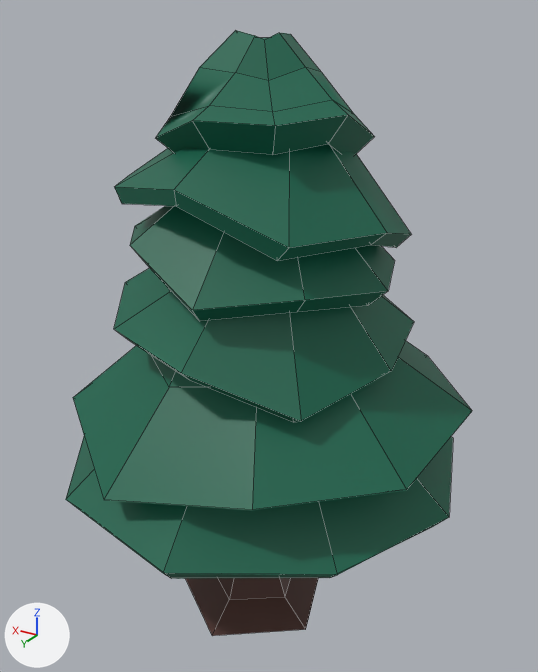
The FBX model Assets/01_Assets/tree_1.fbx, before and after one commit.
One viewpoint serves both versions: a 50 mm lens placed at (-1.69, 2.67, 2.85), pointed at (-0.03, -0.1, 1.47). Lighting does not change. The marker at lower left points along +X, +Y and +Z. Mesh edges are drawn as thin lines. Where no turn or scale is listed for an object, it has been applied to the vertices. Vertices at the same position are counted once.

Names of what the first picture shows: 'Tree_Bottom1', 'Tree_Bottom1.001'.
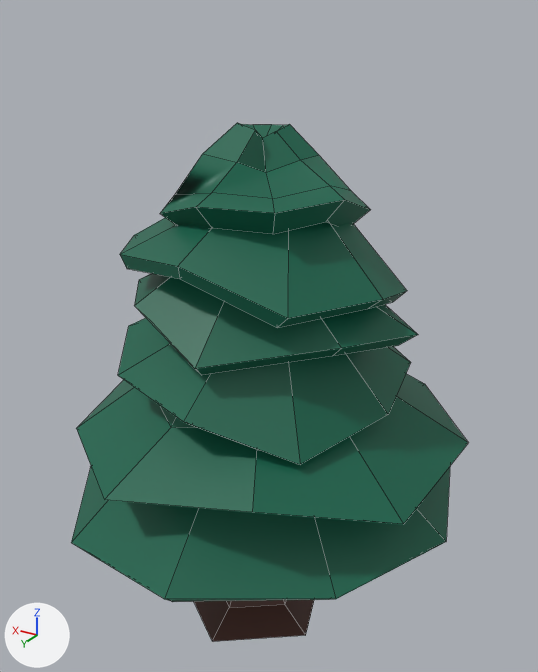
Changed parts and their boxes [x1, y1, x2, y2] in the pictures (538 x 672 px; the box of a moved part takes in the faces that stretch with it):
'Tree_Bottom1', reshaped (13% shorter): before [66, 30, 472, 579]; after [71, 123, 468, 602]
'Tree_Bottom1.001', mesh rescaled: before [186, 578, 318, 636]; after [194, 600, 314, 642]
part 2 of me_tree_bottom1, moved or reshaped: before [114, 144, 411, 261]; after [120, 217, 407, 328]
part 3 of me_tree_bottom1, moved or reshaped: before [114, 268, 414, 422]; after [118, 318, 411, 465]
part 4 of me_tree_bottom1, moved or reshaped: before [66, 30, 472, 579]; after [71, 123, 468, 602]

The edits, one by one:
me_tree_bottom1_001 has 43 vertices, 37 faces and spans x -0.379..0.379, y -0.322..0.398, z 0.03..1.189.
me_tree_bottom1_001 is used by ob_tree_bottom1_001; location (0.0, 0.0, 0.0).
me_tree_bottom1_001 part 1: the whole mesh is scaled about its middle by (1, 1, 0.889), then moved by (0.0, 0.0, -0.103).
me_tree_bottom1 is used by ob_tree_bottom1; location (0.0, 0.0, 0.0).
me_tree_bottom1 had 274 vertices, 263 faces and spanned x -0.99..0.9, y -1.04..0.9, z 0.49..2.8.
me_tree_bottom1 now has 274 vertices, 263 faces and spans x -0.99..0.93, y -1.04..0.9, z 0.4..2.45.
me_tree_bottom1 part 2: the loose piece of 36 vertices spanning x -0.66..0.58, y -0.54..0.55, z 1.91..2.48 is scaled about its middle by (1, 1, 0.889), then moved by (0.0, 0.0, -0.28).
me_tree_bottom1 part 3: the loose piece of 36 vertices spanning x -0.7..0.62, y -0.68..0.65, z 1.38..2.01 is scaled about its middle by (1, 1, 0.889), then moved by (0.0, 0.0, -0.22).
me_tree_bottom1 part 4: 189 of 274 vertices moved; they spanned x -0.99..0.9, y -1.04..0.9, z 0.72..2.8 and now span x -0.99..0.93, y -1.04..0.9, z 0.53..2.45; mean shift (0.0, 0.0, -0.24); largest move (-0.15, 0.03, 2.79) -> (-0.11, -0.03, 2.42).
